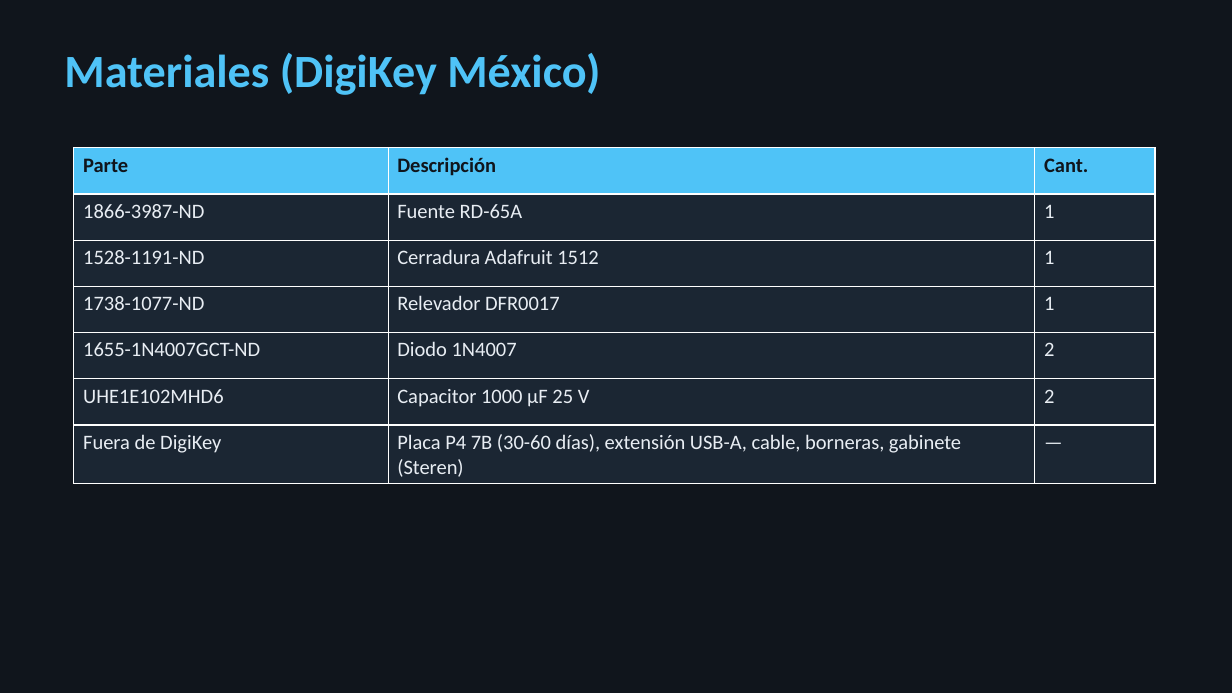
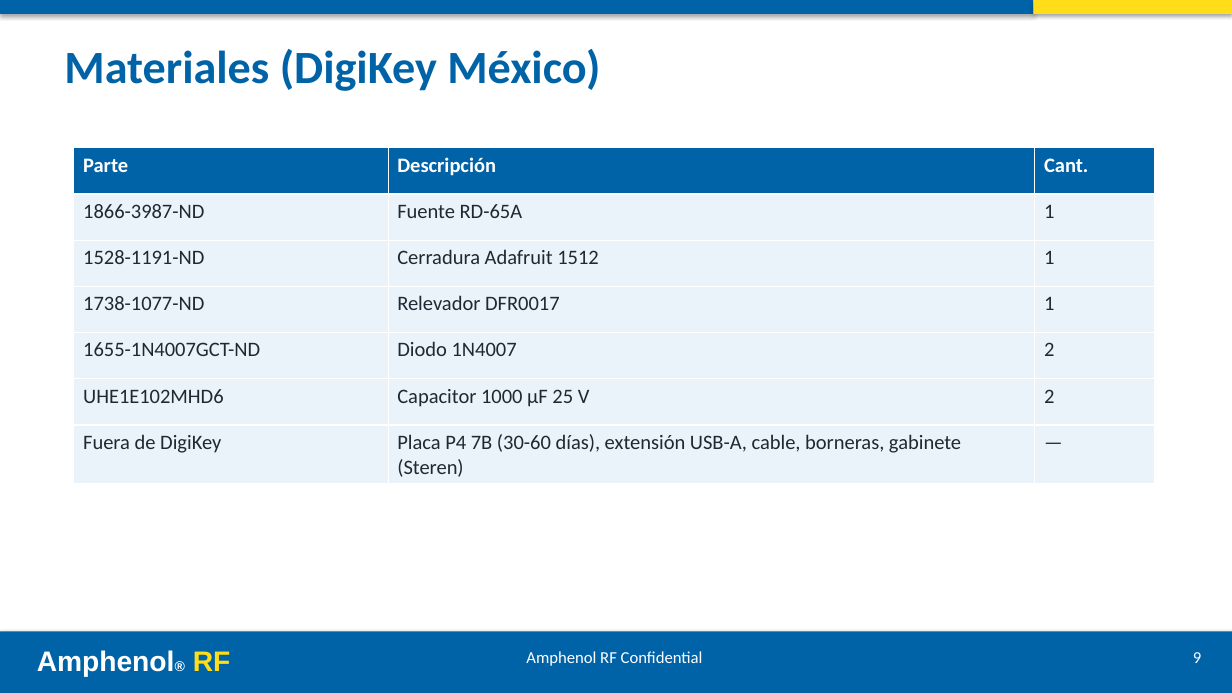
Before and after one commit to ricardosalmeron71-png/inspeccion-vision-solder-cap, a slide deck: slide 9 of docs/presentacion.pptx. Drawn at 1232x693 pixels with LibreOffice and Linux fonts; fonts in the diff are those of the drawing. Boxes give left, top, right and bottom in pixels: in the first picture for what was removed or moved away, otherwise in the second. Text is boxed around its words. In the diff, an @@ line names an element or a change of style, - is before the commit and + after.

```diff
--- a/docs/presentacion.pptx
+++ b/docs/presentacion.pptx
@@ background #10151C to #FFFFFF @@
@@ rectangle added at (0,0,1033,14), fill #0063A7 @@
@@ rectangle added at (1033,0,1232,14), fill #FFDD18 @@
@@ text "Materiales (DigiKey México)" at (64,49,600,91): text colour #4FC3F7 to #0063A7 @@
@@ table at (74,148,1155,481) @@
@@ fill #4FC3F7 to #0063A7 in row 1 @@
@@ fill #1B2633 to #EAF2FA in 18 cells @@
@@ text colour #10151C to #FFFFFF in "Parte", "Descripción", "Cant." @@
@@ text colour #E8EDF3 to #1F2933 @@
@@ rectangle added at (0,631,1232,693), fill #0063A7 @@
@@ text added at (37,650,231,677), 22 pt, text #FFFFFF, bold @@
+Amphenol® RF
@@ text added at (526,651,703,666), 13 pt, text #FFFFFF @@
+Amphenol RF Confidential
@@ text added at (1193,652,1201,663), 13 pt, text #FFFFFF @@
+9
```
Also in this commit, not shown: 12 other slides changed, 1 other file.
